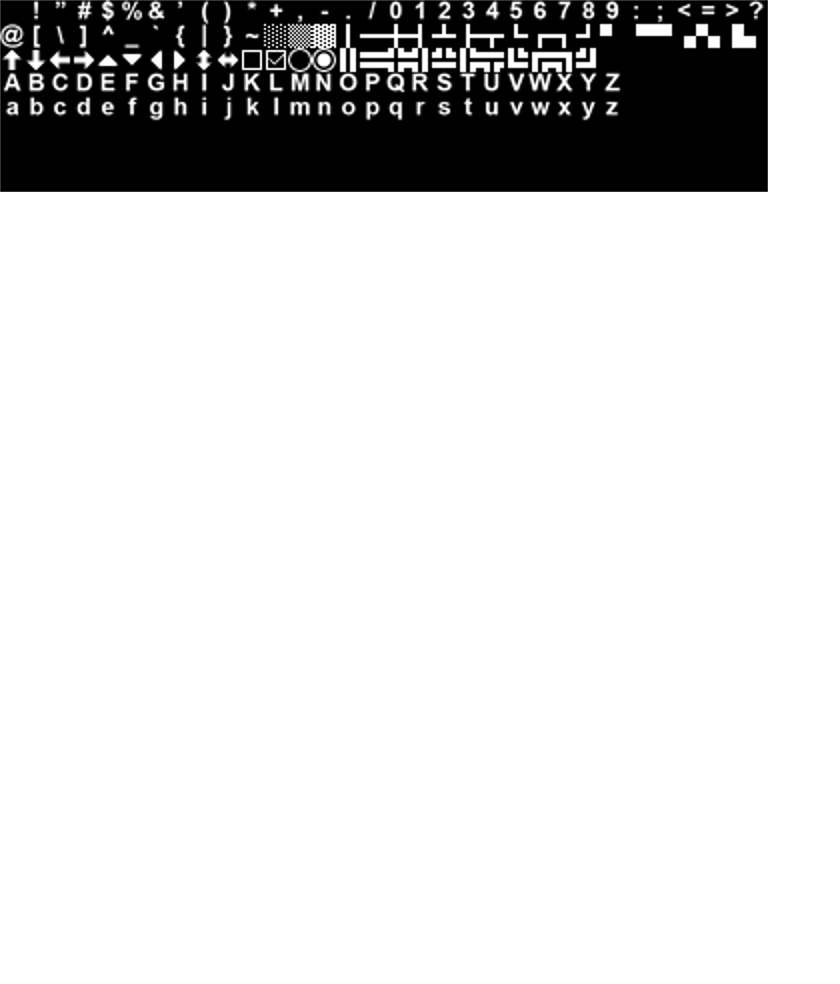
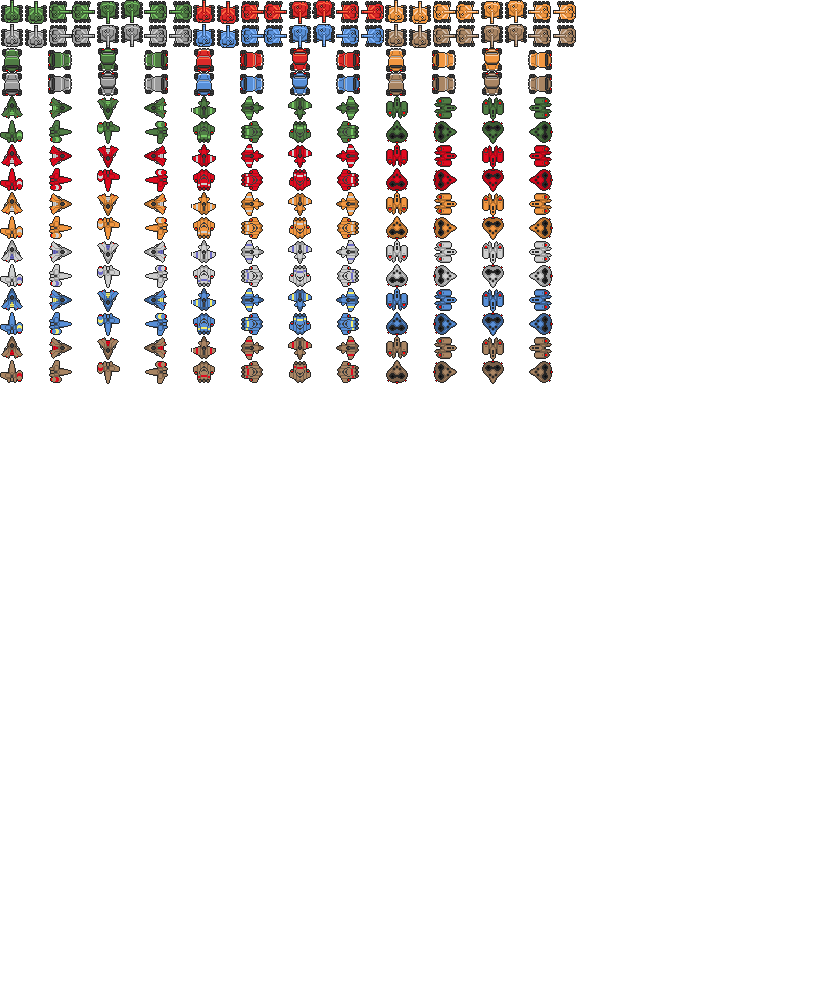
Layered file, before and after one edit (840x984). Changes by layer:
added layer "vehicles.png" above "items.png" over (x1=0, y1=0, x2=576, y2=384)
removed layer "arial12x12.png" over (x1=0, y1=0, x2=768, y2=192)
